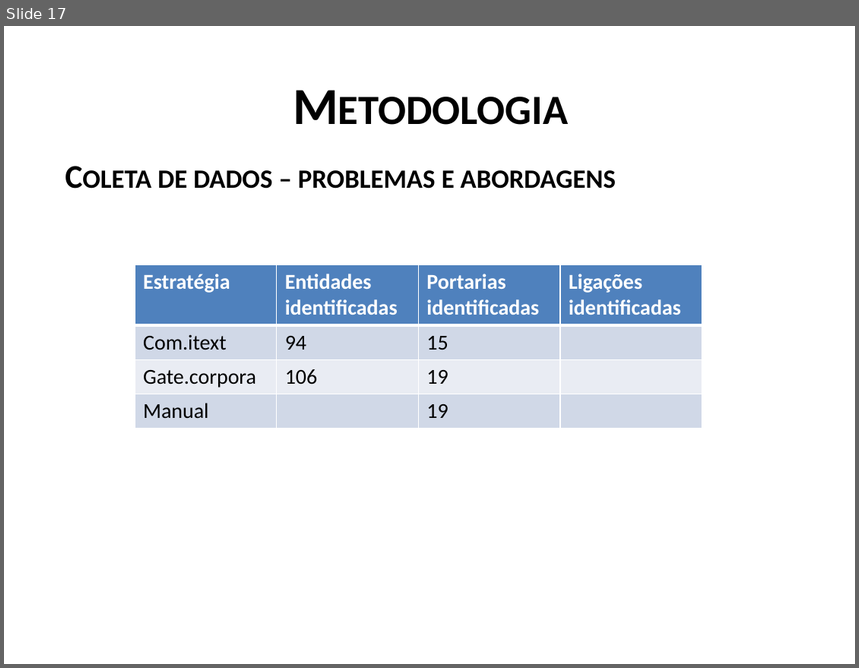
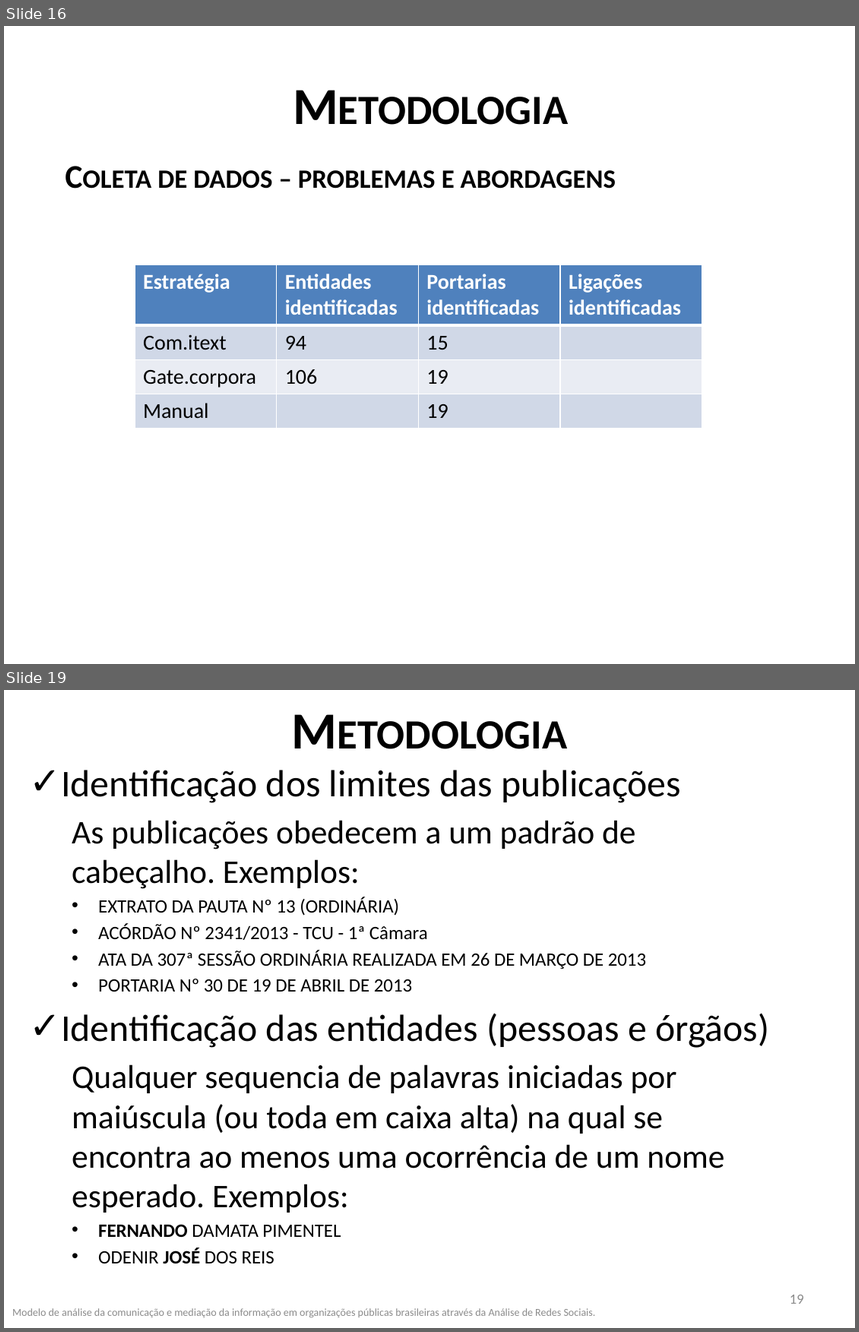
Before and after one commit to frubbs/analisador-dou, a slide deck: Dissertacao/Apresentação1.pptx. Shown one above the other, each under a label of ours: slide 17 before the commit, slides 16 and 19 after it; the slides between them are not shown. The pictures are 859x668 and 859x1332 pixels, drawn with LibreOffice and Linux fonts; fonts in the diff are those of the drawing. Boxes give left, top, right and bottom in pixels: in the first picture for what was removed or moved away, otherwise in the second. Text is boxed around its words. In the diff, an @@ line names an element or a change of style, - is before the commit and + after.

```diff
--- a/Dissertacao/Apresentação1.pptx
+++ b/Dissertacao/Apresentação1.pptx
@@ slide 19 added at [4,690,855,1328], background #FFFFFF @@
@@ title added at [47,690,813,781], 44 pt, text #000000, bold, small capitals @@
+Metodologia
@@ text added at [61,770,769,1264], 28 pt, text #000000 @@
+✓ Identificação dos limites das publicações
+  As publicações obedecem a um padrão de cabeçalho. Exemplos:
+  • EXTRATO DA PAUTA Nº 13 (ORDINÁRIA)
+  • ACÓRDÃO Nº 2341/2013 - TCU - 1ª Câmara
+  • ATA DA 307ª SESSÃO ORDINÁRIA REALIZADA EM 26 DE MARÇO DE 2013
+  • PORTARIA Nº 30 DE 19 DE ABRIL DE 2013
+✓ Identificação das entidades (pessoas e órgãos)
+  Qualquer sequencia de palavras iniciadas por maiúscula (ou toda em caixa alta) na qual se encontra ao menos uma ocorrência de um nome esperado. Exemplos:
+  • FERNANDO DAMATA PIMENTEL
+  • ODENIR JOSÉ DOS REIS
@@ page number added at [790,1295,804,1304], 12 pt, text #8C8C8C @@
+19
@@ text added at [12,1309,596,1319], 9 pt, text #8C8C8C @@
+Modelo de análise da comunicação e mediação da informação em organizações públicas brasileiras através da Análise de Redes Sociais.
@@ what was slide 17 is now slide 16 @@
```
Also in this commit, not shown: 8 slides changed, 6 other slides added, 5 slides removed, 18 other files.
